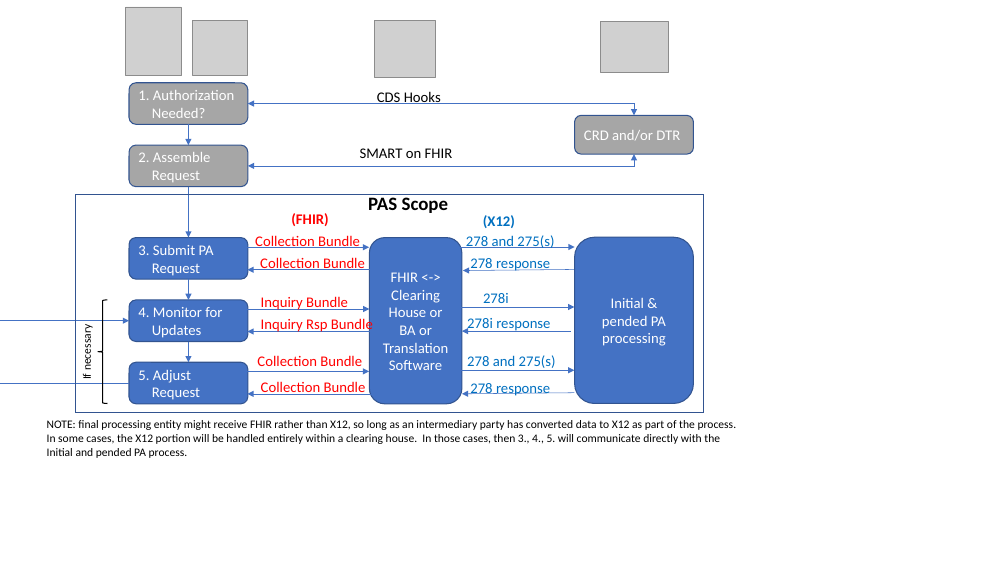
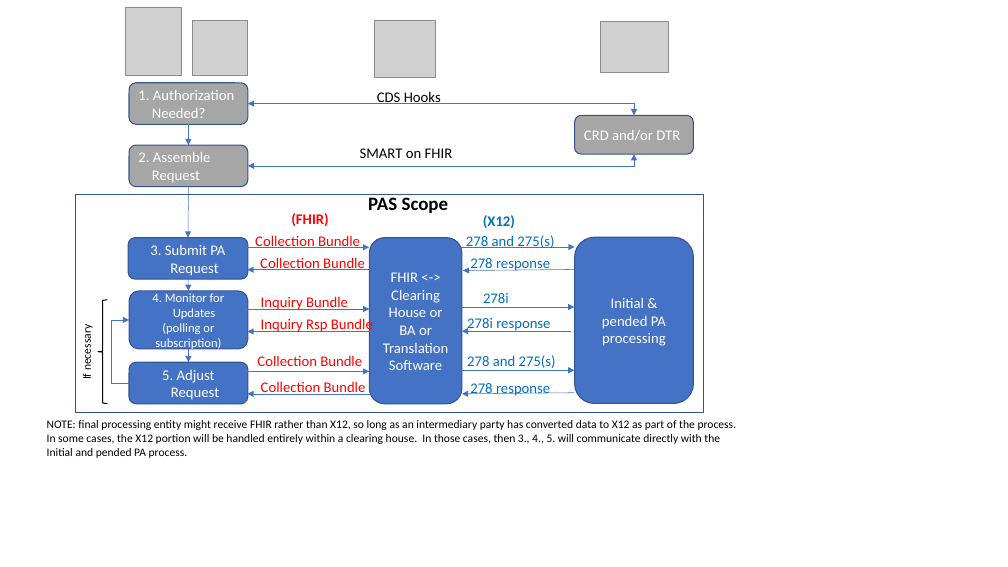
Before and after one commit to HL7/davinci-pas, a slide deck: slide 4 of images-source/drawings.pptx. Drawn at 1008x567 pixels with LibreOffice and Linux fonts; fonts in the diff are those of the drawing; grey boxes stand for pictures. Boxes give left, top, right and bottom in pixels: in the first picture for what was removed or moved away, otherwise in the second. Text is boxed around its words. In the diff, an @@ line names an element or a change of style, - is before the commit and + after.

```diff
--- a/images-source/drawings.pptx
+++ b/images-source/drawings.pptx
@@ rounded rectangle "3. Submit PA Request" at [129,237,248,279]: alignment left to centre @@
@@ rounded rectangle "4. Monitor for Updates": place and size @@
-rounded rectangle "4. Monitor for Updates" at [129,300,248,342]
+rounded rectangle "4. Monitor for Updates" at [129,291,248,349]
@@ text in rounded rectangle at [152,293,225,319]: size 14 to 12 pt in "4. Monitor for Updates"; alignment left to centre @@
@@ arrow moved from (188, 279) - (188, 300) to (188, 279) - (188, 291) @@
@@ elbow arrow (130, 383) - (129, 320): route changed @@
@@ text in rounded rectangle at [155,323,221,351]: paragraph added @@
+(polling or subscription)
@@ arrow moved from (188, 342) - (188, 362) to (188, 349) - (188, 362) @@
@@ rounded rectangle "5. Adjust Request" at [129,362,248,404]: alignment left to centre @@
```
Also in this commit, not shown: 2 other slides changed, 13 other files.
